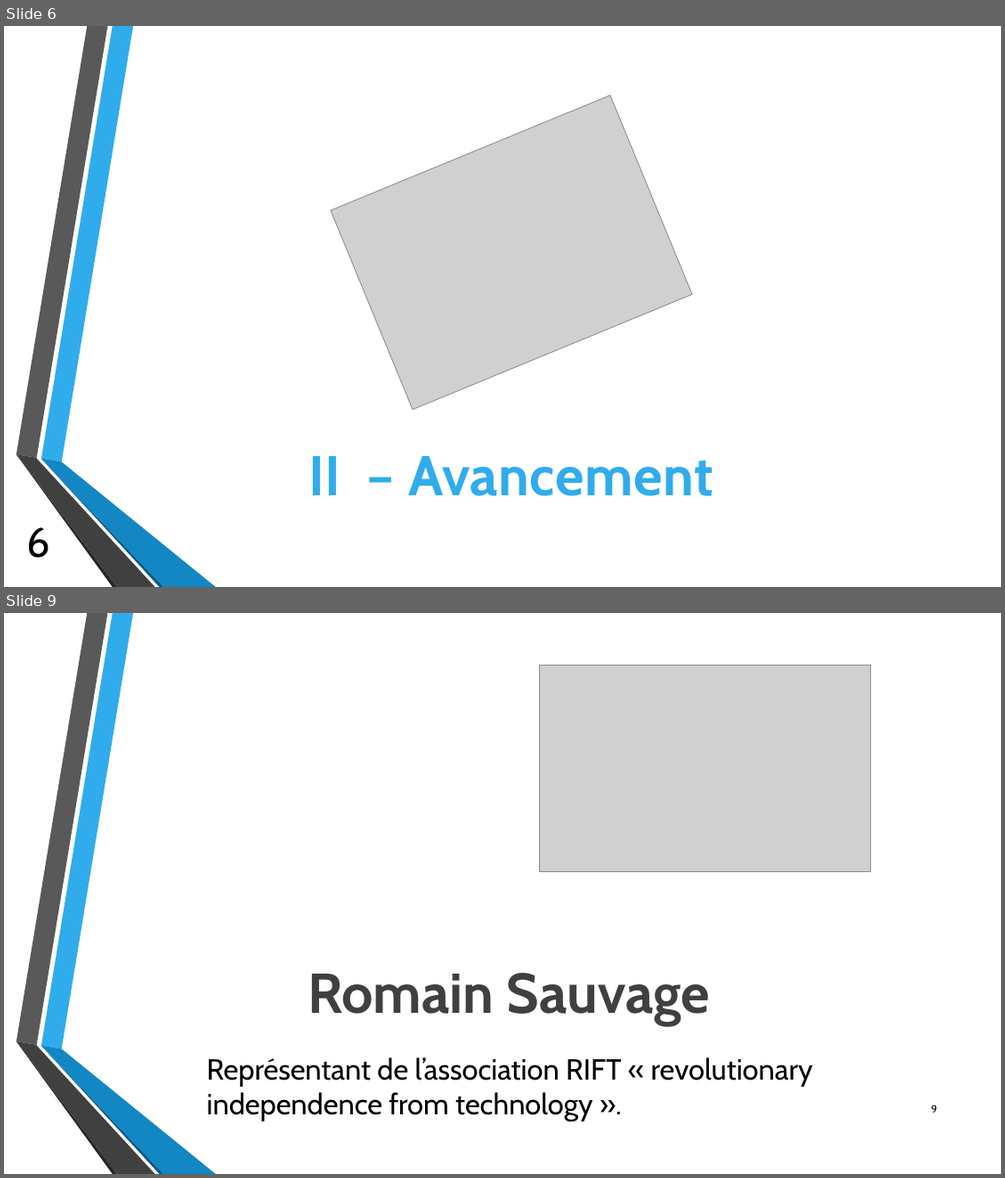
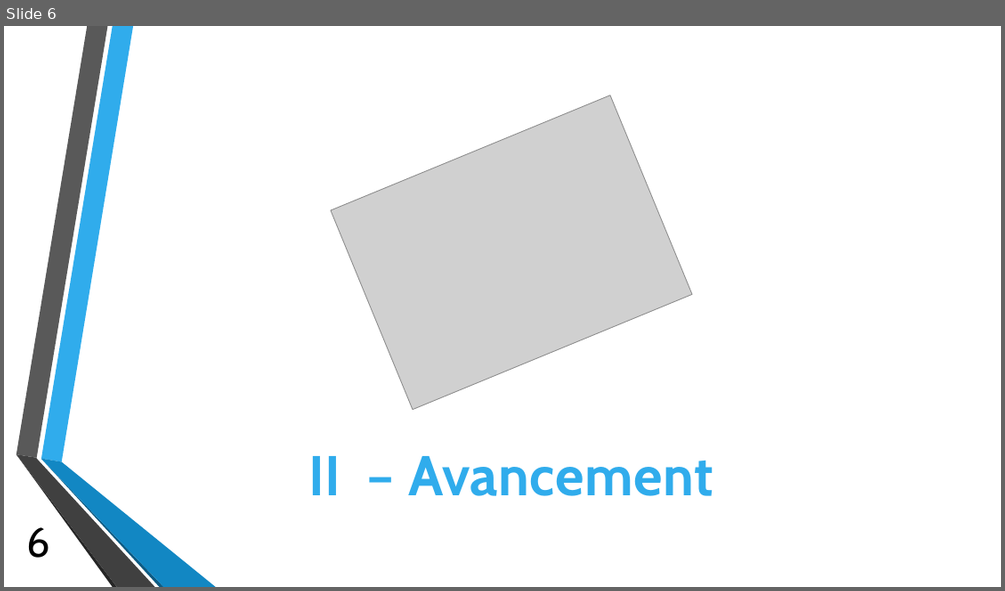
Before and after one commit to cbourree/CFM---Mindstorms, a slide deck: Diapo/V2_by_Ch.pptx. Shown one above the other, each under a label of ours: slides 6 and 9 before the commit, slide 6 after it; the slides between them are not shown. The pictures are 1005x1178 and 1005x591 pixels, drawn with LibreOffice and Linux fonts; fonts in the diff are those of the drawing; grey boxes stand for pictures; background and template pictures are left out. Boxes give left, top, right and bottom in pixels: in the first picture for what was removed or moved away, otherwise in the second. Text is boxed around its words. In the diff, an @@ line names an element or a change of style, - is before the commit and + after.

```diff
--- a/Diapo/V2_by_Ch.pptx
+++ b/Diapo/V2_by_Ch.pptx
@@ slide 9 removed at [4,613,1001,1174], background picture (left out); not listed: 6 template elements that a slide beside it also shows @@
@@ picture removed at [540,666,870,872] @@
@@ text removed at [307,973,710,1026] @@
-Romain Sauvage
@@ text removed at [207,1057,813,1121] @@
-Représentant de l’association RIFT « revolutionary independence from technology ».
@@ page number removed at [931,1104,938,1112] @@
-9
```
Also in this commit, not shown: 1 slide changed, 2 slides added, 3 other slides removed, 1 other file.
